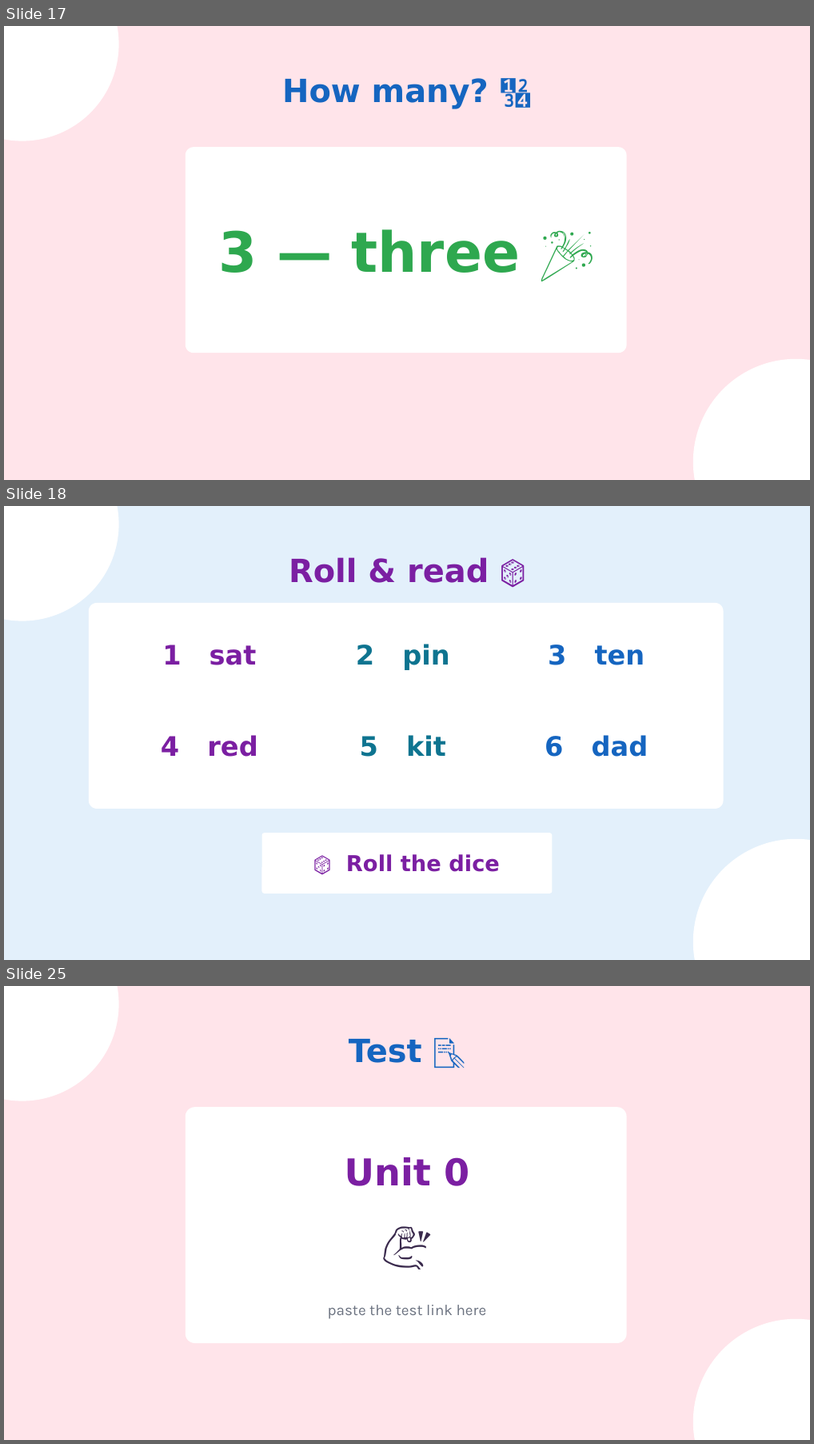
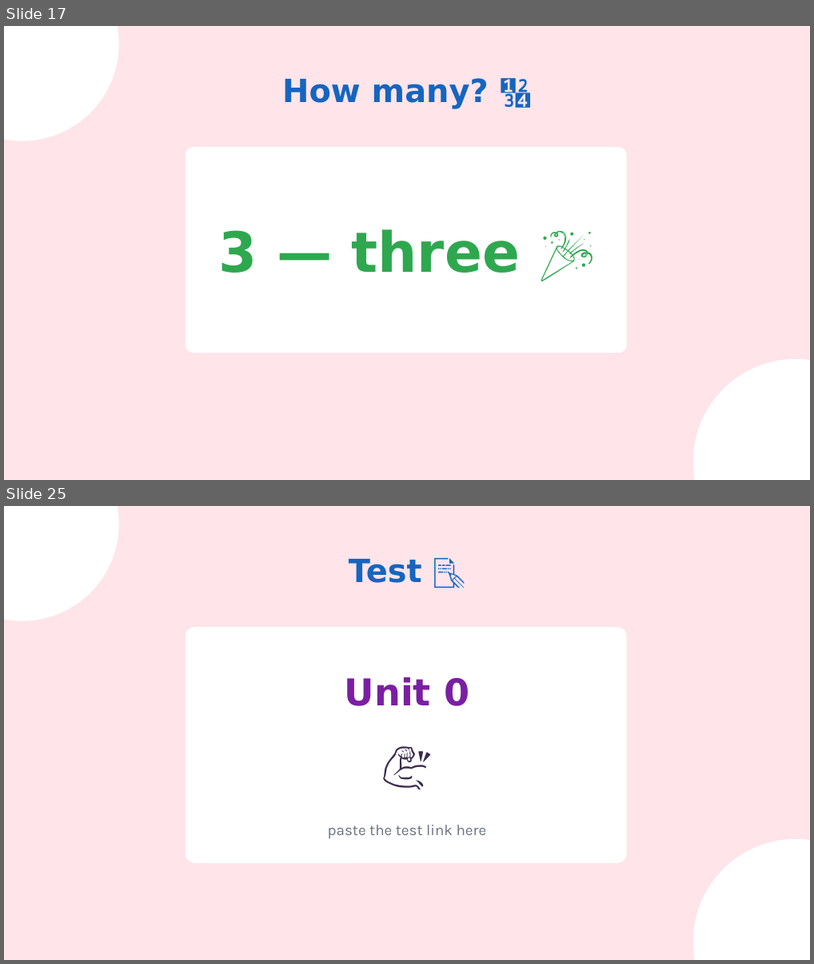
Before and after one commit to wowspeakschool-lang/classroom, a slide deck: builds/sm0/u0/Unit 0 Lesson 6.pptx. Shown one above the other, each under a label of ours: slides 17, 18 and 25 before the commit, slides 17 and 25 after it; the slides between them are not shown. The pictures are 814x1444 and 814x964 pixels, drawn with LibreOffice and Linux fonts; fonts in the diff are those of the drawing. Boxes give left, top, right and bottom in pixels: in the first picture for what was removed or moved away, otherwise in the second. Text is boxed around its words. In the diff, an @@ line names an element or a change of style, - is before the commit and + after.

```diff
--- a/builds/sm0/u0/Unit 0 Lesson 6.pptx
+++ b/builds/sm0/u0/Unit 0 Lesson 6.pptx
@@ slide 18 removed at (4,506,810,960), background #E3F0FB @@
@@ ellipse removed at (4,506,119,621) @@
@@ text removed at (289,557,489,583) @@
-Roll & read 🎲
@@ rounded rectangle removed at (89,603,724,808) @@
@@ text removed at (162,644,257,665) @@
-1 sat
@@ text removed at (356,644,450,670) @@
-2 pin
@@ text removed at (548,644,646,665) @@
-3 ten
@@ text removed at (161,735,258,756) @@
-4 red
@@ text removed at (360,735,446,756) @@
-5 kit
@@ text removed at (545,735,649,756) @@
-6 dad
@@ rounded rectangle removed at (262,832,553,893) @@
-🎲 Roll the dice
@@ ellipse removed at (694,839,810,960) @@
```
Also in this commit, not shown: 17 slides changed, 1 slide added, 2 other files.
